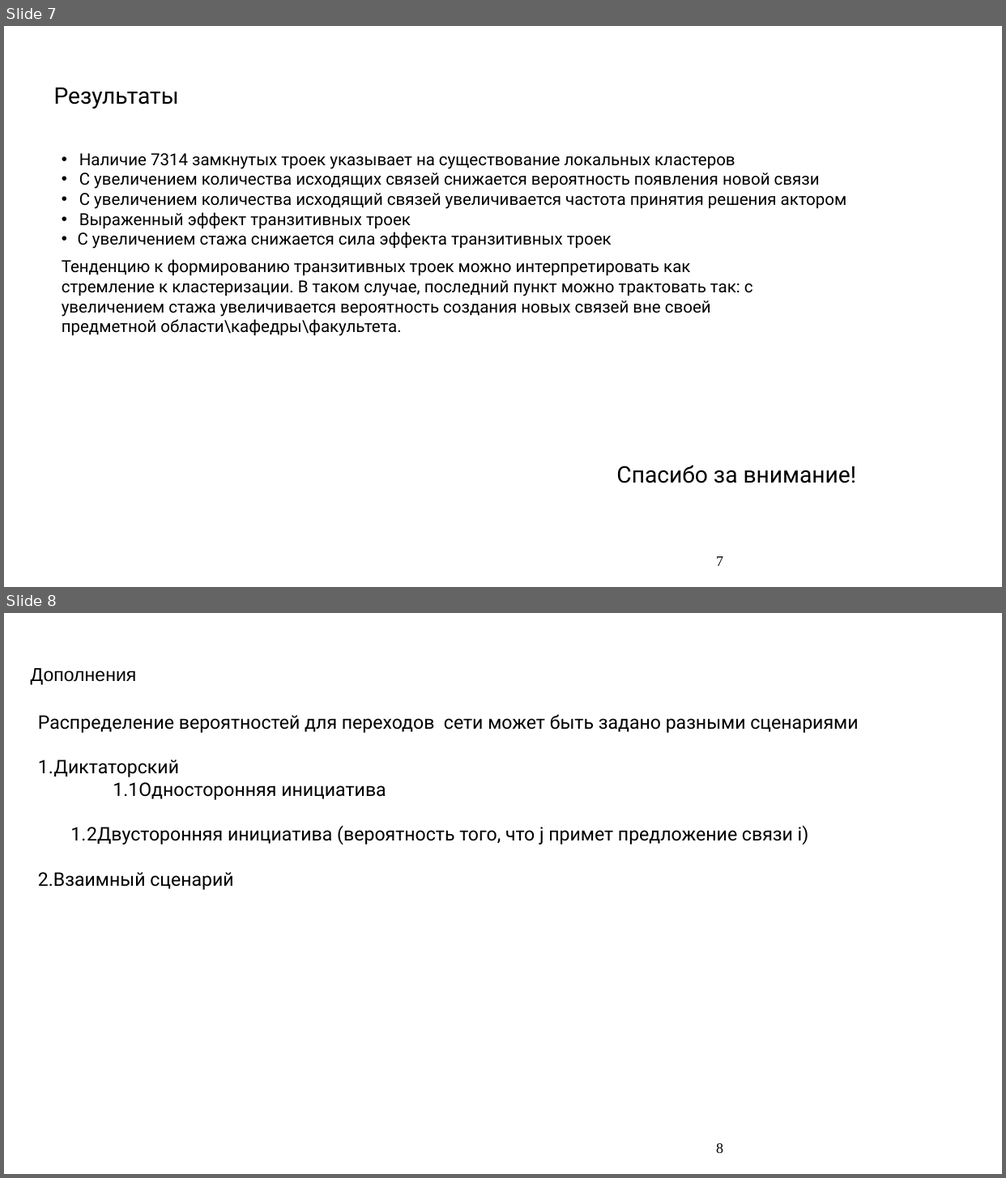
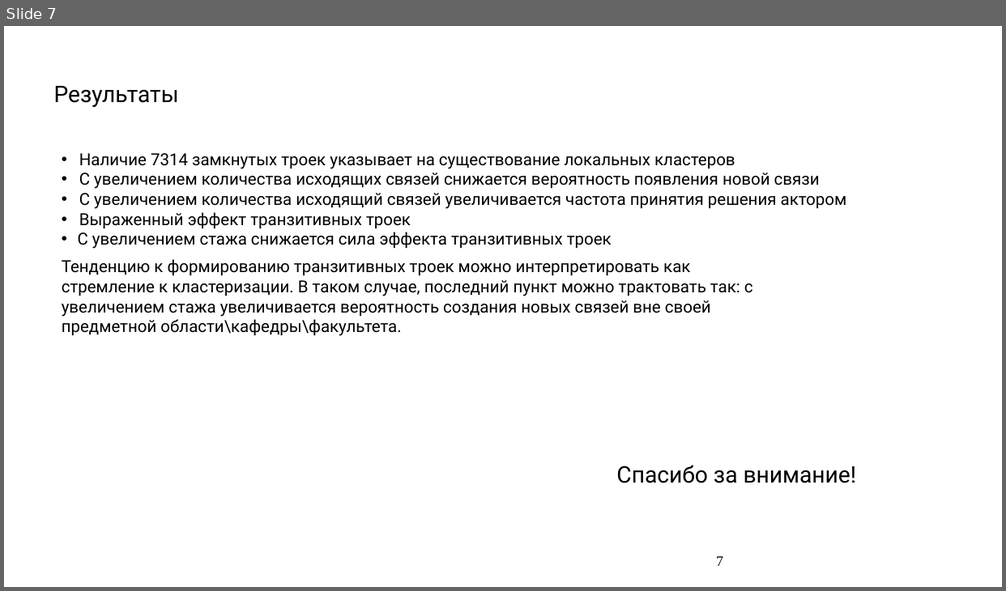
Before and after one commit to Amatikay/TermPaperSlides, a slide deck: SAOM_TermPaper.pptx. Shown one above the other, each under a label of ours: slides 7 and 8 before the commit, slide 7 after it. The pictures are 1006x1178 and 1006x591 pixels, drawn with LibreOffice and Linux fonts; fonts in the diff are those of the drawing. Boxes give left, top, right and bottom in pixels: in the first picture for what was removed or moved away, otherwise in the second. Text is boxed around its words. In the diff, an @@ line names an element or a change of style, - is before the commit and + after.

```diff
--- a/SAOM_TermPaper.pptx
+++ b/SAOM_TermPaper.pptx
@@ slide 8 removed at box(4, 613, 1002, 1174), background #FFFFFF @@
@@ title removed at box(31, 668, 137, 685) @@
-Дополнения
@@ text removed at box(38, 714, 858, 890) @@
-Распределение вероятностей для переходов сети может быть задано разными сценариями
-1. Диктаторский
-    1.1Односторонняя инициатива
-  1. 2Двусторонняя инициатива (вероятность того, что j примет предложение связи i)
-  2.Взаимный сценарий
@@ page number removed at box(716, 1144, 723, 1153) @@
-8
@@ slide 7 changed as well @@
@@ title "Результаты" at box(54, 86, 179, 107): line spacing 1 to 0.9 @@
```
Also in this commit, not shown: 7 other slides changed, 1 slide added.
